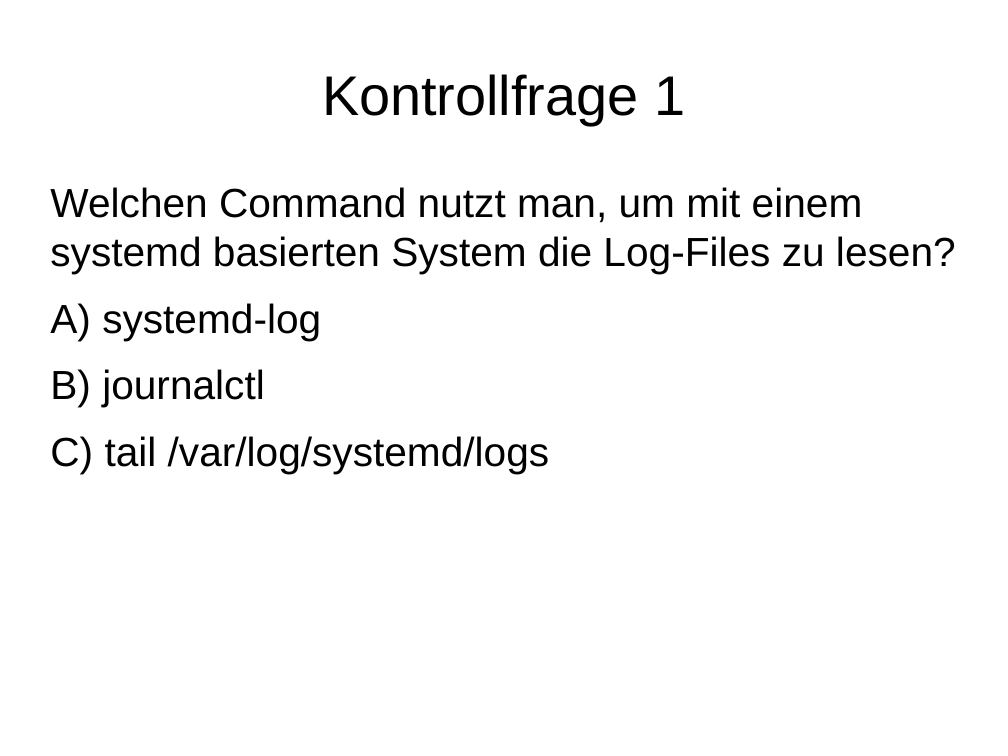
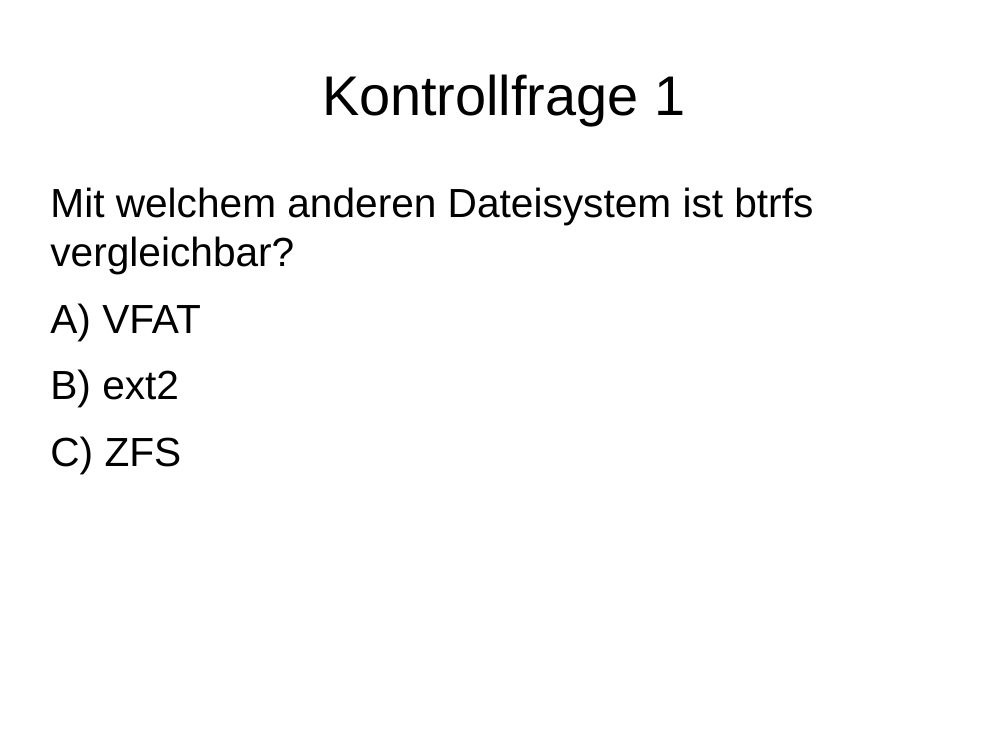
Before and after one commit to adfinis/adsy-trainings, a slide deck: slide 2 of SSA_SUSE-System-Administration/1003_btrfs/modul_btrfs_1003_04_check.odp. Drawn at 1008x756 pixels with LibreOffice and Linux fonts; fonts in the diff are those of the drawing. Boxes give left, top, right and bottom in pixels: in the first picture for what was removed or moved away, otherwise in the second. Text is boxed around its words. In the diff, an @@ line names an element or a change of style, - is before the commit and + after.

Commit message:
Finalize draft of btrfs content

```diff
--- a/SSA_SUSE-System-Administration/1003_btrfs/modul_btrfs_1003_04_check.odp
+++ b/SSA_SUSE-System-Administration/1003_btrfs/modul_btrfs_1003_04_check.odp
@@ text at bbox=[50, 187, 813, 474]: text changed @@
-Welchen Command nutzt man, um mit einem systemd basierten System die Log-Files zu lesen?
-A) systemd-log
-B) journalctl
-C) tail /var/log/systemd/logs
+Mit welchem anderen Dateisystem ist btrfs vergleichbar?
+A) VFAT
+B) ext2
+C) ZFS
```
Also in this commit, not shown: 3 other slides changed, 1 slide added, 1 slide removed, 5 other files.
